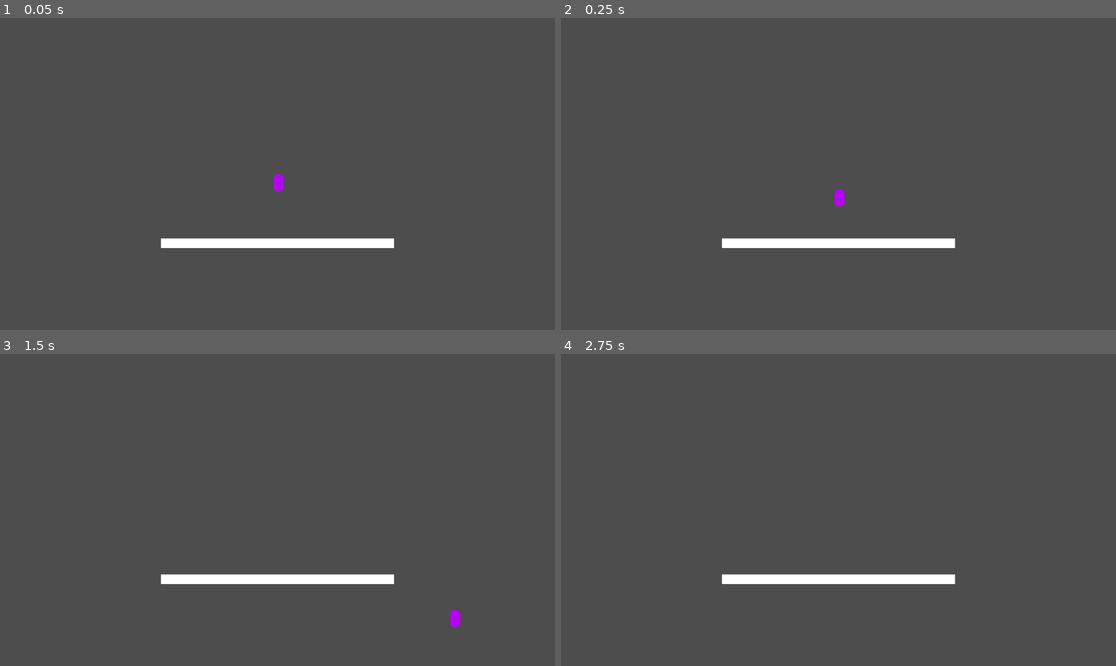
Above: before the commit, frames 1-4 (two rows, left to right).
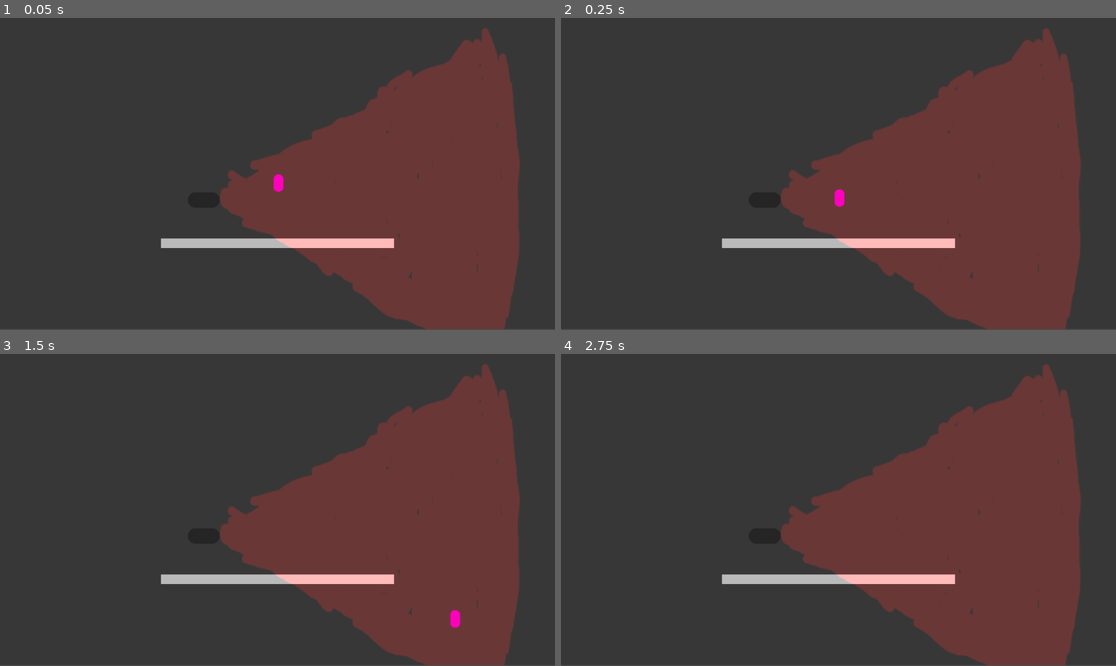
Above: after the commit, the same moments.

Repository: PlantvZombie/Game
Game: Godot game, scene res://test.tscn
Two runs of this game, one before a commit and one after it. Both use one fixed random seed, a clock stepped at 60 frames per second and the inputs below. The project has no main scene, so this scene is started directly.
Inputs:
- Up to frame 1 (0.05 s): no input
- Up to frame 2 (0.25 s): no input
- Up to frame 3 (1.5 s): hold D (right) from 0.53 s (still down); tap Space (space) at 0.6, 1.35 s; tap W (up) at 0.77 s
- Up to frame 4 (2.75 s): tap W (up) at 1.52 s; tap Enter at 2 s; release D (right) at 2.03 s; hold A (left) from 2.03 s (still down); tap Space (space) at 2.1 s

The runs differ from the first frame. In frame 1, 32% of the frame differs, in the area x 28-94%, y 3-100%; in frame 2, 32%; in frame 3, 32%; in frame 4, 32%.

Commit message:
Camera Cone

Diff:
--- /dev/null
+++ b/camera.tscn
@@ -0,0 +1,28 @@
+[gd_scene load_steps=4 format=3 uid="uid://dairswp00r4e"]
+
+[ext_resource type="Texture2D" uid="uid://bqj6jki7ybuce" path="res://Cone.png" id="1_fobc6"]
+
+[sub_resource type="CapsuleShape2D" id="CapsuleShape2D_irwfe"]
+radius = 16.0
+height = 66.0
+
+[sub_resource type="CapsuleMesh" id="CapsuleMesh_5gipk"]
+
+[node name="Camera" type="StaticBody2D"]
+
+[node name="CollisionShape2D" type="CollisionShape2D" parent="."]
+rotation = 1.5708
+shape = SubResource("CapsuleShape2D_irwfe")
+
+[node name="MeshInstance2D" type="MeshInstance2D" parent="CollisionShape2D"]
+modulate = Color(0.145098, 0.145098, 0.145098, 1)
+scale = Vector2(32.5, 33.3937)
+mesh = SubResource("CapsuleMesh_5gipk")
+
+[node name="PointLight2D" type="PointLight2D" parent="."]
+position = Vector2(345, 0)
+rotation = -1.5708
+scale = Vector2(1.50391, 1.21875)
+color = Color(1, 0, 0, 1)
+shadow_color = Color(0, 0, 0, 0.611765)
+texture = ExtResource("1_fobc6")
--- a/character.tscn
+++ b/character.tscn
@@ -14,7 +14,7 @@
 shape = SubResource("CapsuleShape2D_8mbu1")
 
 [node name="Sprite2D" type="MeshInstance2D" parent="CollisionShape2D"]
-modulate = Color(0.72549, 0, 1, 1)
+modulate = Color(0.709804, 0, 0.741176, 1)
 position = Vector2(1.19209e-07, 0.117996)
 scale = Vector2(20, 18.118)
 mesh = SubResource("CapsuleMesh_r32u3")
--- a/floor.tscn
+++ b/floor.tscn
@@ -12,6 +12,7 @@
 shape = SubResource("RectangleShape2D_06w7l")
 
 [node name="Sprite2D" type="Sprite2D" parent="CollisionShape2D"]
+modulate = Color(0.729412, 0.729412, 0.729412, 1)
 position = Vector2(-1.71661e-05, 0)
 scale = Vector2(484, 20)
 texture = SubResource("CanvasTexture_j5abh")
--- a/test.tscn
+++ b/test.tscn
@@ -1,7 +1,8 @@
-[gd_scene load_steps=3 format=3 uid="uid://n6wcb1o7dr22"]
+[gd_scene load_steps=4 format=3 uid="uid://n6wcb1o7dr22"]
 
 [ext_resource type="PackedScene" uid="uid://cxmdasgl0ayr7" path="res://character.tscn" id="1_et1i1"]
 [ext_resource type="PackedScene" uid="uid://562ab754spn5" path="res://floor.tscn" id="2_monho"]
+[ext_resource type="PackedScene" uid="uid://dairswp00r4e" path="res://camera.tscn" id="3_28s2i"]
 
 [node name="Test" type="Node2D"]
 
@@ -10,3 +11,12 @@
 
 [node name="Floor" parent="." instance=ExtResource("2_monho")]
 position = Vector2(576, 468)
+
+[node name="Camera" parent="." instance=ExtResource("3_28s2i")]
+position = Vector2(423, 378)
+
+[node name="ColorRect" type="ColorRect" parent="."]
+modulate = Color(0.215686, 0.215686, 0.215686, 1)
+z_index = -1
+offset_right = 1156.0
+offset_bottom = 646.0
Binary file added: Cone.png
Not shown, added: Cone.png.import
Not shown, added: white-cone-vector-903469.avif
